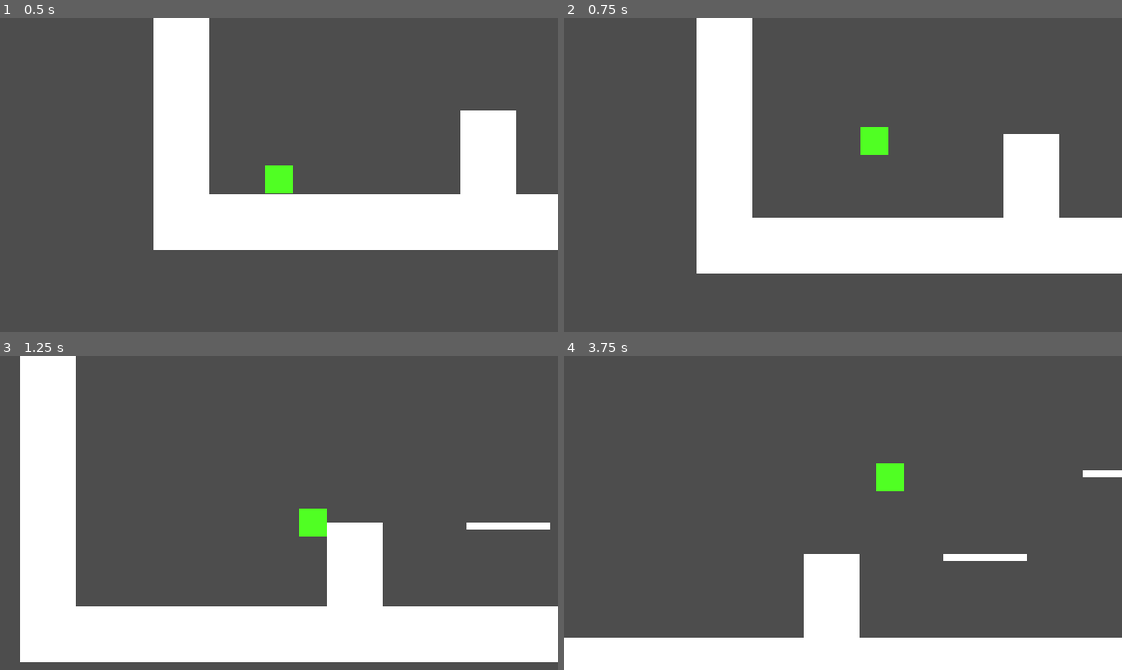
Above: before the commit, frames 1-4 (two rows, left to right).
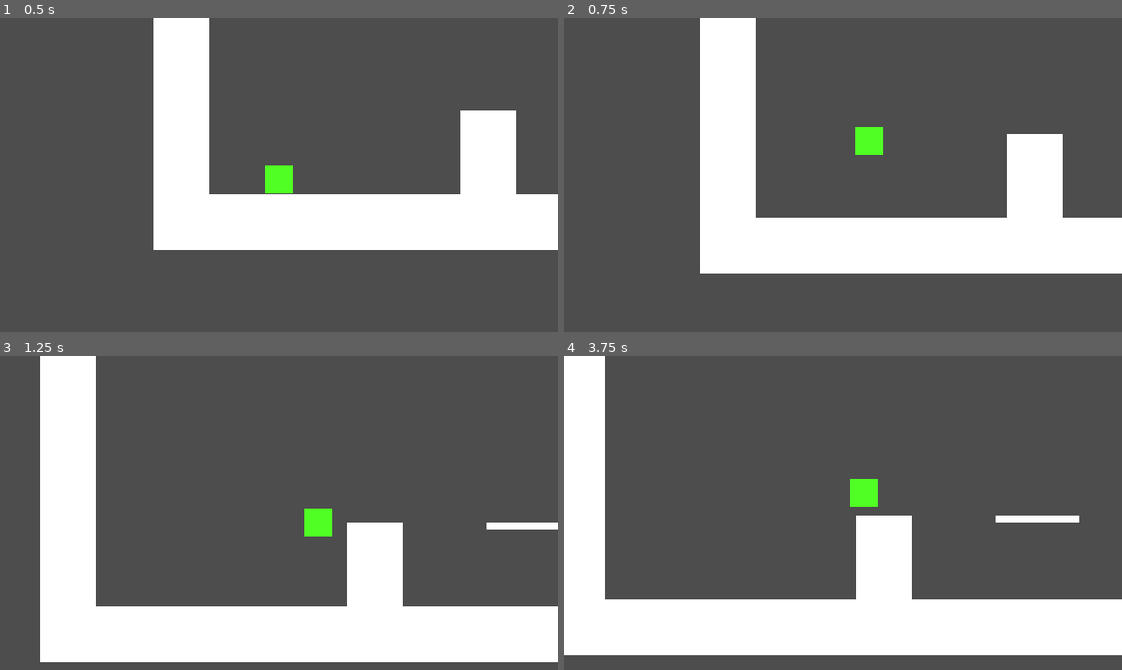
Above: after the commit, the same moments.

Repository: Addrakur/JubiscleiaGodot
Game: Godot game, scene res://levels/level_test.tscn
Same seed, same stepped clock (60 frames per second), same inputs: the game is played once before the commit and once after it.
Inputs:
- Up to frame 1 (0.5 s): no input
- Up to frame 2 (0.75 s): hold D (right) from 0.53 s (still down); hold Space (jump) from 0.53 s (still down)
- Up to frame 3 (1.25 s): keep holding D (right); keep holding Space (jump)
- Up to frame 4 (3.75 s): release Space (jump) at 1.28 s; tap Space (jump) at 1.35, 1.52, 1.82, 2.85, 3.02, 3.32 s; release D (right) at 2.03 s; hold A (left) 2.03-2.78 s; hold Space (jump) 2.03-2.78 s; hold D (right) from 2.78 s (still down); hold Space (jump) from 3.53 s (still down)

Frame 1 is identical in both runs. In frame 2, 1.4% of the frame differs, in the area x 23-90%, y 0-82%; in frame 3, 8.5%; in frame 4, 27%, in the area x 0-100%, y 0-100%.

Commit message:
Tentando implementar pulo dinamico e binds do joystick adicionado

Diff:
--- a/Jubiscleia/player/player.gd
+++ b/Jubiscleia/player/player.gd
@@ -1,5 +1,6 @@
 extends CharacterBody2D
 
+@onready var jump_cd: Timer = $JumpCD
 
 @export var speed: float = 300.0
 @export var jump_force: float = -400.0
@@ -26,10 +27,12 @@
 		can_jump = true
 		jump_count = 0
 
-	if Input.is_action_just_pressed("jump") and jump_count < max_jump_count: # Faz o player pular
+	#if Input.is_action_just_pressed("jump") and jump_count < max_jump_count: # Faz o player pular
+	#	velocity.y = jump_force
+	#	jump_count += 1
+
+	if Input.is_action_pressed("jump") and jump_count < max_jump_count:
 		velocity.y = jump_force
 		jump_count += 1
 
 	velocity.x = direction * speed
-
-	pass
--- a/Jubiscleia/player/player.tscn
+++ b/Jubiscleia/player/player.tscn
@@ -7,8 +7,10 @@
 
 [node name="player" type="CharacterBody2D"]
 script = ExtResource("1_5lux4")
+speed = 250.0
 jump_force = -450.0
 max_jump_count = 1.0
+can_jump = true
 
 [node name="StaticColour" type="Polygon2D" parent="."]
 color = Color(0.313726, 1, 0.141176, 1)
@@ -19,3 +21,6 @@
 
 [node name="Camera" type="Camera2D" parent="."]
 position_smoothing_enabled = true
+
+[node name="JumpCD" type="Timer" parent="."]
+one_shot = true
--- a/Jubiscleia/project.godot
+++ b/Jubiscleia/project.godot
@@ -26,29 +26,34 @@
 "deadzone": 0.5,
 "events": [Object(InputEventKey,"resource_local_to_scene":false,"resource_name":"","device":-1,"window_id":0,"alt_pressed":false,"shift_pressed":false,"ctrl_pressed":false,"meta_pressed":false,"pressed":false,"keycode":0,"physical_keycode":68,"key_label":0,"unicode":100,"echo":false,"script":null)
 , Object(InputEventKey,"resource_local_to_scene":false,"resource_name":"","device":-1,"window_id":0,"alt_pressed":false,"shift_pressed":false,"ctrl_pressed":false,"meta_pressed":false,"pressed":false,"keycode":0,"physical_keycode":4194321,"key_label":0,"unicode":0,"echo":false,"script":null)
+, Object(InputEventJoypadMotion,"resource_local_to_scene":false,"resource_name":"","device":-1,"axis":0,"axis_value":1.0,"script":null)
 ]
 }
 left={
 "deadzone": 0.5,
 "events": [Object(InputEventKey,"resource_local_to_scene":false,"resource_name":"","device":-1,"window_id":0,"alt_pressed":false,"shift_pressed":false,"ctrl_pressed":false,"meta_pressed":false,"pressed":false,"keycode":0,"physical_keycode":65,"key_label":0,"unicode":97,"echo":false,"script":null)
 , Object(InputEventKey,"resource_local_to_scene":false,"resource_name":"","device":-1,"window_id":0,"alt_pressed":false,"shift_pressed":false,"ctrl_pressed":false,"meta_pressed":false,"pressed":false,"keycode":0,"physical_keycode":4194319,"key_label":0,"unicode":0,"echo":false,"script":null)
+, Object(InputEventJoypadMotion,"resource_local_to_scene":false,"resource_name":"","device":-1,"axis":0,"axis_value":-1.0,"script":null)
 ]
 }
 jump={
 "deadzone": 0.5,
 "events": [Object(InputEventKey,"resource_local_to_scene":false,"resource_name":"","device":-1,"window_id":0,"alt_pressed":false,"shift_pressed":false,"ctrl_pressed":false,"meta_pressed":false,"pressed":false,"keycode":0,"physical_keycode":32,"key_label":0,"unicode":32,"echo":false,"script":null)
+, Object(InputEventJoypadButton,"resource_local_to_scene":false,"resource_name":"","device":-1,"button_index":0,"pressure":0.0,"pressed":true,"script":null)
 ]
 }
 look_up={
 "deadzone": 0.5,
 "events": [Object(InputEventKey,"resource_local_to_scene":false,"resource_name":"","device":-1,"window_id":0,"alt_pressed":false,"shift_pressed":false,"ctrl_pressed":false,"meta_pressed":false,"pressed":false,"keycode":0,"physical_keycode":87,"key_label":0,"unicode":119,"echo":false,"script":null)
 , Object(InputEventKey,"resource_local_to_scene":false,"resource_name":"","device":-1,"window_id":0,"alt_pressed":false,"shift_pressed":false,"ctrl_pressed":false,"meta_pressed":false,"pressed":false,"keycode":0,"physical_keycode":4194320,"key_label":0,"unicode":0,"echo":false,"script":null)
+, Object(InputEventJoypadMotion,"resource_local_to_scene":false,"resource_name":"","device":-1,"axis":1,"axis_value":-1.0,"script":null)
 ]
 }
 look_down={
 "deadzone": 0.5,
 "events": [Object(InputEventKey,"resource_local_to_scene":false,"resource_name":"","device":-1,"window_id":0,"alt_pressed":false,"shift_pressed":false,"ctrl_pressed":false,"meta_pressed":false,"pressed":false,"keycode":0,"physical_keycode":83,"key_label":0,"unicode":115,"echo":false,"script":null)
 , Object(InputEventKey,"resource_local_to_scene":false,"resource_name":"","device":-1,"window_id":0,"alt_pressed":false,"shift_pressed":false,"ctrl_pressed":false,"meta_pressed":false,"pressed":false,"keycode":0,"physical_keycode":4194322,"key_label":0,"unicode":0,"echo":false,"script":null)
+, Object(InputEventJoypadMotion,"resource_local_to_scene":false,"resource_name":"","device":-1,"axis":1,"axis_value":1.0,"script":null)
 ]
 }
 
